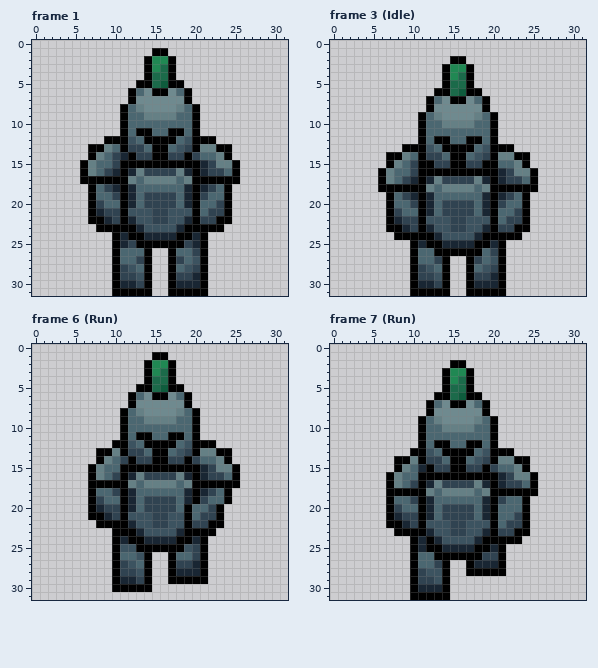
File history of a pixel-art file, Aseprite/Characters/PlayerCharacter_Front_BaseSprite.aseprite. The first picture shows the starting point.
32x32 pixels, 11 frames. Shown: frame 1, frame 3 (Idle), frame 6 (Run), frame 7 (Run). The commit also changed other frames, which this record leaves out.
Once edited:
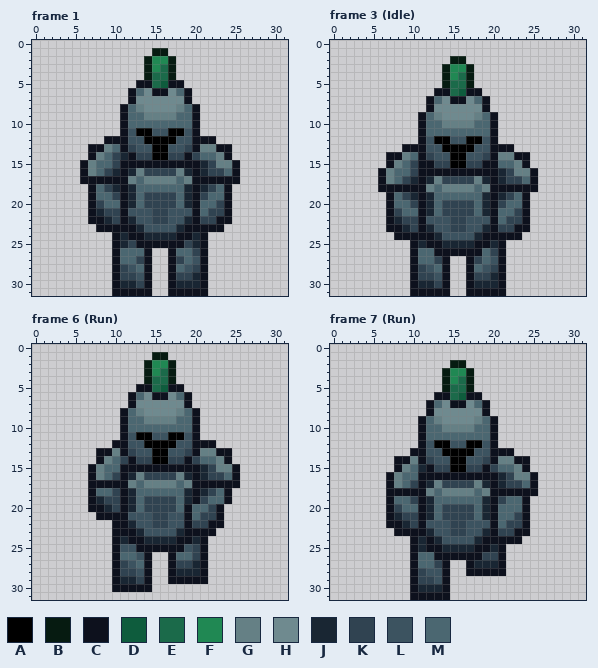
Palette (. is transparent): A #000000  B #061b11  C #0d111d  D #0e5c3d  E #1b6a4a  F #208853  G #658085  H #6f8a8f  J #192633  K #304351  L #3c5360  M #4b6771
Change:
Frame 1:
y 1: x 15..16 AA -> BB
y 2..4: x 14 A -> B; x 17 A -> B
y 5: x 13..14 AA -> CC; x 17..18 AA -> CC
y 6: x 12 A -> C; x 15..16 AA -> CC; x 19 A -> C
y 7: x 12 A -> C; x 19 A -> C
y 8..10: x 11 A -> C; x 20 A -> C
y 11: x 11..12 AM -> CL; x 15..16 MM -> LL; x 19..20 MA -> LC
y 12: x 9..11 AAA -> CCC; x 13 M -> L; x 18 M -> L; x 20..22 AAA -> CCC
y 13: x 7..8 AA -> CC; x 11 A -> C; x 13..14 KM -> LL; x 17 M -> L; x 20 A -> C; x 23..24 AA -> CC
y 14: x 7 A -> C; x 12 A -> C; x 19 A -> C; x 24 A -> C
y 15: x 6 A -> C; x 11..20 AAAAAAAAAA -> CCCCCCCCCC; x 25 A -> C
y 16: x 6 A -> C; x 11 A -> C; x 20 A -> C; x 25 A -> C
y 17: x 6..11 AAAAAA -> CCCCCC; x 20..25 AAAAAA -> CCCCCC
y 18..21: x 7 A -> C; x 11 A -> C; x 20 A -> C; x 24 A -> C
y 22: x 7..8 AA -> CC; x 11 A -> C; x 20 A -> C; x 23..24 AA -> CC
y 23: x 8..12 AAAAA -> CCCCC; x 19..23 AAAAA -> CCCCC
y 24: x 10 A -> C; x 12..13 AA -> CC; x 18..19 AA -> CC; x 21 A -> C
y 25: x 10 A -> C; x 13..18 AAAAAA -> CCCCCC; x 21 A -> C
y 26..30: x 10 A -> C; x 14 A -> C; x 17 A -> C; x 21 A -> C
y 31: x 10..14 AAAAA -> CCCCC; x 17..21 AAAAA -> CCCCC
Frame 3 (Idle):
y 2: x 15..16 AA -> BB
y 3..5: x 14 A -> B; x 17 A -> B
y 6: x 13..14 AA -> CC; x 17..18 AA -> CC
y 7: x 12 A -> C; x 15..16 AA -> CC; x 19 A -> C
y 8: x 12 A -> C; x 19 A -> C
y 9..11: x 11 A -> C; x 20 A -> C
y 12: x 11..12 AM -> CL; x 15..16 MM -> LL; x 19..20 MA -> LC
y 13: x 9..11 AAA -> CCC; x 13 M -> L; x 18 M -> L; x 20..22 AAA -> CCC
y 14: x 7..8 AA -> CC; x 11 A -> C; x 13..14 KM -> LL; x 17 M -> L; x 20 A -> C; x 23..24 AA -> CC
y 15: x 7 A -> C; x 11..12 AA -> CC; x 19..20 AA -> CC; x 24 A -> C
y 16: x 6 A -> C; x 11..20 AAAAAAAAAA -> CCCCCCCCCC; x 25 A -> C
y 17: x 6 A -> C; x 11 A -> C; x 20 A -> C; x 25 A -> C
y 18: x 6..11 AAAAAA -> CCCCCC; x 20..25 AAAAAA -> CCCCCC
y 19..22: x 7 A -> C; x 11 A -> C; x 20 A -> C; x 24 A -> C
y 23: x 7..8 AA -> CC; x 11 A -> C; x 20 A -> C; x 23..24 AA -> CC
y 24: x 8..12 AAAAA -> CCCCC; x 19..23 AAAAA -> CCCCC
y 25: x 10 A -> C; x 12..13 AA -> CC; x 18..19 AA -> CC; x 21 A -> C
y 26: x 10 A -> C; x 13..18 AAAAAA -> CCCCCC; x 21 A -> C
y 27..30: x 10 A -> C; x 14 A -> C; x 17 A -> C; x 21 A -> C
y 31: x 10..14 AAAAA -> CCCCC; x 17..21 AAAAA -> CCCCC
Frame 6 (Run):
y 1: x 15..16 AA -> BB
y 2..4: x 14 A -> B; x 17 A -> B
y 5: x 13..14 AA -> CC; x 17..18 AA -> CC
y 6: x 12 A -> C; x 15..16 AA -> CC; x 19 A -> C
y 7: x 12 A -> C; x 19 A -> C
y 8..10: x 11 A -> C; x 20 A -> C
y 11: x 11..12 AM -> CL; x 15..16 MM -> LL; x 19..20 MA -> LC
y 12: x 10..11 AA -> CC; x 13 M -> L; x 18 M -> L; x 20..22 AAA -> CCC
y 13: x 8..9 AA -> CC; x 11 A -> C; x 13..14 KM -> LL; x 17 M -> L; x 20 A -> C; x 23..24 AA -> CC
y 14: x 8 A -> C; x 12 A -> C; x 19 A -> C; x 24 A -> C
y 15: x 7 A -> C; x 11..20 AAAAAAAAAA -> CCCCCCCCCC; x 25 A -> C
y 16: x 7 A -> C; x 11 A -> C; x 20 A -> C; x 25 A -> C
y 17: x 7..11 AAAAA -> CCCCC; x 20..25 AAAAAA -> CCCCCC
y 18: x 7 A -> C; x 11 A -> C; x 20 A -> C; x 24 A -> C
y 19: x 7..11 AKMMA -> CJKKC; x 20 A -> C; x 24 A -> C
y 20: x 7..9 AJK -> CCJ; x 11 A -> C; x 19 A -> C; x 23 A -> C
y 21: x 7..11 AAJKA -> .CCCC; x 19 A -> C; x 23 A -> C
y 22: x 8..11 AAAA -> ..CC; x 19 A -> C; x 22..23 AA -> CC
y 23: x 10..12 AAA -> CCC; x 19..22 AAAA -> CCCC
y 24: x 10 A -> C; x 12..13 AA -> CC; x 18..19 AA -> CC; x 21 A -> C
y 25: x 10 A -> C; x 13..18 AAAAAA -> CCCCCC; x 21 A -> C
y 26..28: x 10 A -> C; x 14 A -> C; x 17 A -> C; x 21 A -> C
y 29: x 10 A -> C; x 14 A -> C; x 17..21 AAAAA -> CCCCC
y 30: x 10..14 AAAAA -> CCCCC
Frame 7 (Run):
y 2: x 15..16 AA -> BB
y 3..5: x 14 A -> B; x 17 A -> B
y 6: x 13..14 AA -> CC; x 17..18 AA -> CC
y 7: x 12 A -> C; x 15..16 AA -> CC; x 19 A -> C
y 8: x 12 A -> C; x 19 A -> C
y 9..11: x 11 A -> C; x 20 A -> C
y 12: x 11..12 AM -> CL; x 15..16 MM -> LL; x 19..20 MA -> LC
y 13: x 10..11 AA -> CC; x 13 M -> L; x 18 M -> L; x 20..22 AAA -> CCC
y 14: x 8..9 AA -> CC; x 11 A -> C; x 13..14 KM -> LL; x 17 M -> L; x 20 A -> C; x 23..24 AA -> CC
y 15: x 8 A -> C; x 12 A -> C; x 19 A -> C; x 24 A -> C
y 16: x 7 A -> C; x 11..20 AAAAAAAAAA -> CCCCCCCCCC; x 25 A -> C
y 17: x 7 A -> C; x 11 A -> C; x 20 A -> C; x 25 A -> C
y 18: x 7..11 AAAAA -> CCCCC; x 20..25 AAAAAA -> CCCCCC
y 19..21: x 7 A -> C; x 11 A -> C; x 20 A -> C; x 24 A -> C
y 22: x 7..8 AA -> CC; x 11 A -> C; x 20 A -> C; x 24 A -> C
y 23: x 8..11 AAAA -> CCCC; x 20 A -> C; x 23..24 AA -> CC
y 24: x 10 A -> C; x 12 A -> C; x 19..23 AAAAA -> CCCCC
y 25: x 10 A -> C; x 12..13 AA -> CC; x 18..19 AA -> CC; x 21 A -> C
y 26: x 10 A -> C; x 13..18 AAAAAA -> CCCCCC; x 21 A -> C
y 27: x 10 A -> C; x 14 A -> C; x 17 A -> C; x 21 A -> C
y 28: x 10 A -> C; x 14 A -> C; x 17..21 AAAAA -> CCCCC
y 29..30: x 10 A -> C; x 14 A -> C
y 31: x 10..14 AAAAA -> CCCCC
Changed places in both pictures, as pixel boxes (x1, y1, x2, y2):
changed: (80, 48, 240, 296)
changed: (378, 56, 538, 296)
changed: (88, 352, 240, 592)
changed: (386, 360, 538, 600)
